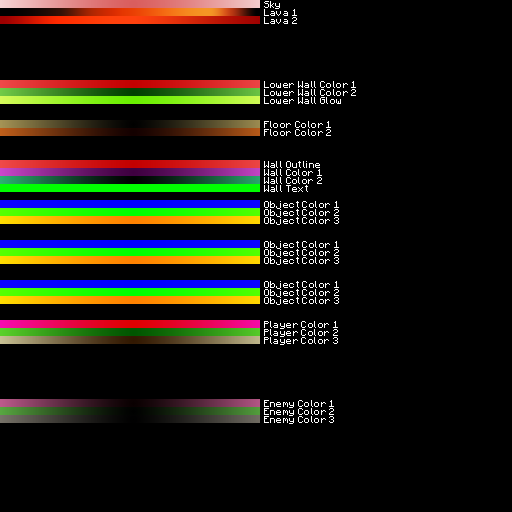
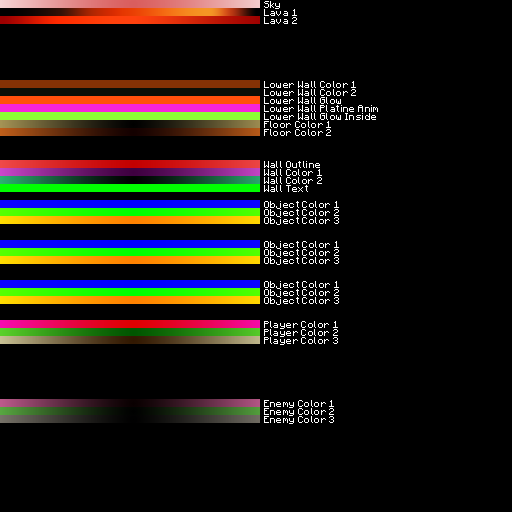
Layer changes from the first 512x512 image to the second:
painted on "Rectangle 1" (2nd of 8, in "Lower Wall") over [0, 80, 260, 88]
painted on "Rectangle 1 copy" (2nd of 8, in "Lower Wall") over [0, 88, 260, 96]
painted on "Rectangle 1 copy 2" (2nd of 8, in "Lower Wall") over [0, 96, 260, 104]
added layer "Lower Wall Platine Anim" in group "Lower Wall" over [264, 105, 378, 112]
added layer "Rectangle 1 copy 6" in group "Lower Wall" over [0, 104, 260, 112]
added layer "Lower Wall Glow Inside" in group "Lower Wall" over [264, 113, 376, 120]
added layer "Rectangle 1 copy 7" in group "Lower Wall" over [0, 112, 260, 120]
